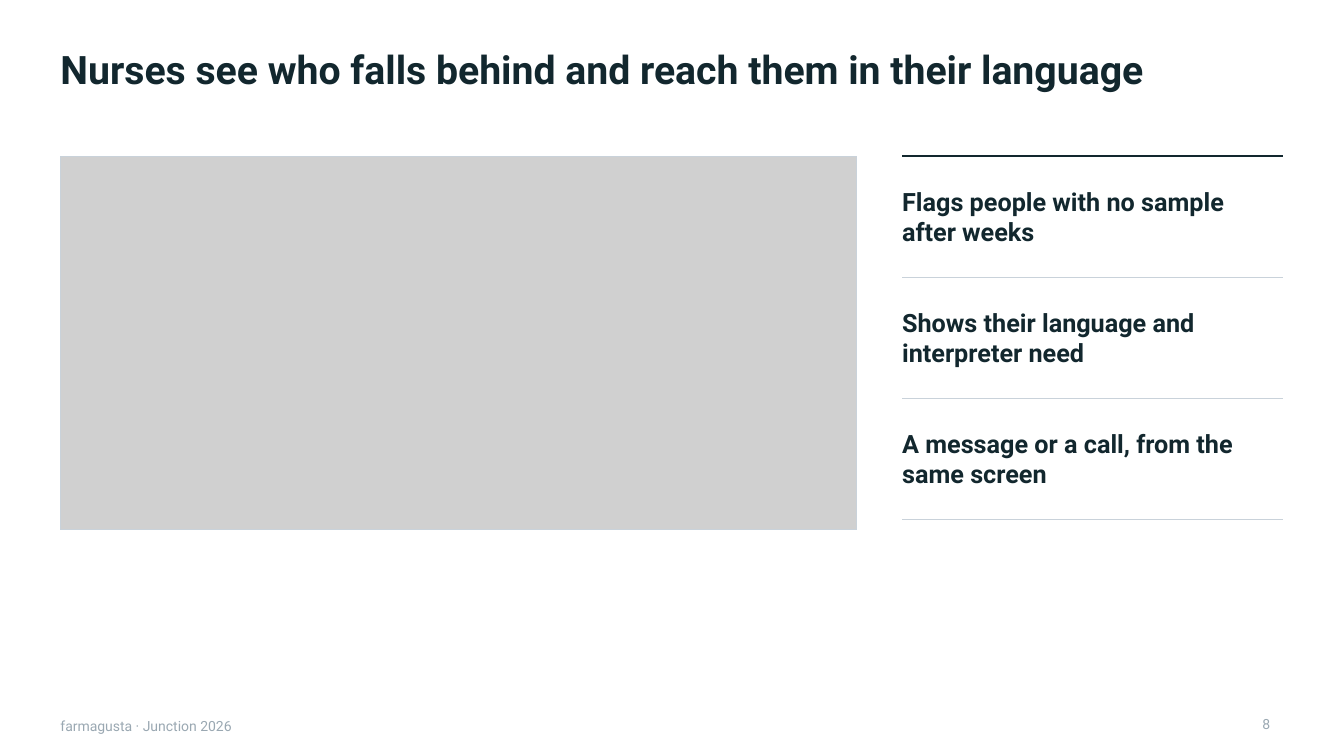
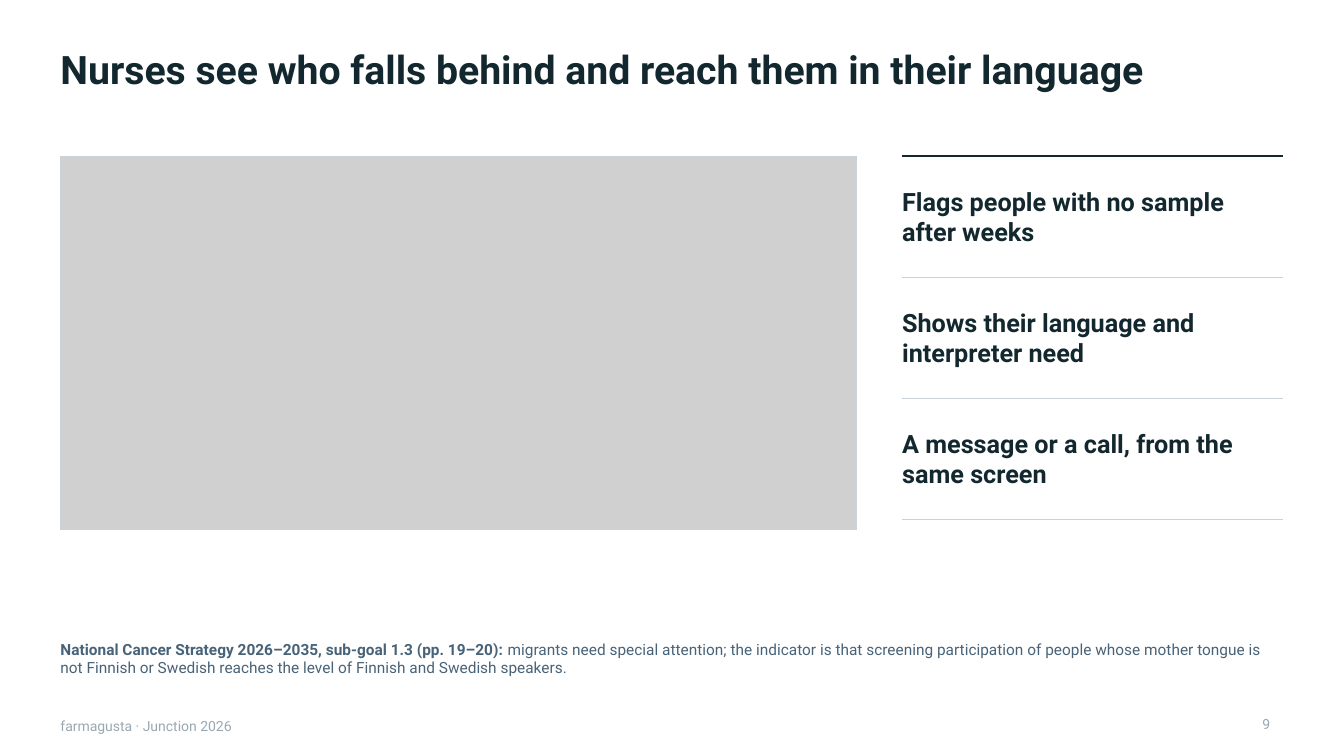
Before and after one commit to rromppanen/junction26, a slide deck: slide 9 of docs/pitch/farmagusta-screening-attendance.pptx (slide 8 before the commit). Drawn at 1344x756 pixels with LibreOffice and Linux fonts; fonts in the diff are those of the drawing; grey boxes stand for pictures. Boxes give left, top, right and bottom in pixels: in the first picture for what was removed or moved away, otherwise in the second. Text is boxed around its words. In the diff, an @@ line names an element or a change of style, - is before the commit and + after.

```diff
--- a/docs/pitch/farmagusta-screening-attendance.pptx
+++ b/docs/pitch/farmagusta-screening-attendance.pptx
@@ text added at (60,643,1261,676), 11 pt, text #486378 @@
+National Cancer Strategy 2026–2035, sub-goal 1.3 (pp. 19–20): migrants need special attention; the indicator is that screening participation of people whose mother tongue is not Finnish or Swedish reaches the level of Finnish and Swedish speakers.
```
Also in this commit, not shown: 2 other slides changed, 1 slide added.
